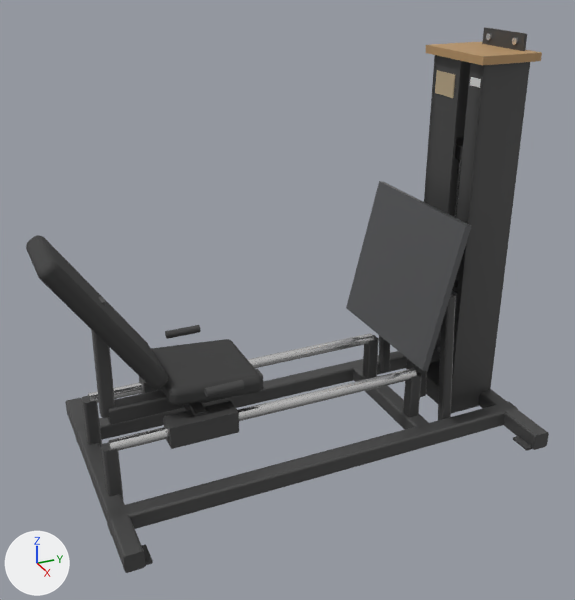
Renders of the glTF model catalogs/ludus-core/models/LD-WH040/model.glb from each side of a commit.
One viewpoint serves both versions: a 50 mm camera at (2.95, -1.4, 2.18) aimed at (0.06, -0.1, 0.73). The axes (+X, +Y, +Z) are drawn at lower left. The lights are the same throughout. The picture after the commit comes second. Both versions are drawn at frame 31 of the action 'movimento'; the numbers are the values there.

The first picture shows 'Mesh_0', 'Mesh_0.001', 'Mesh_0.003', 'backrest_pad', 'carriage_slider.001', 'foot_plate', 'rail.001', 'seat_pad', 'tower_cap', 'tower_front_left', 'tower_front_right', 'tower_side.001' and 26 more.
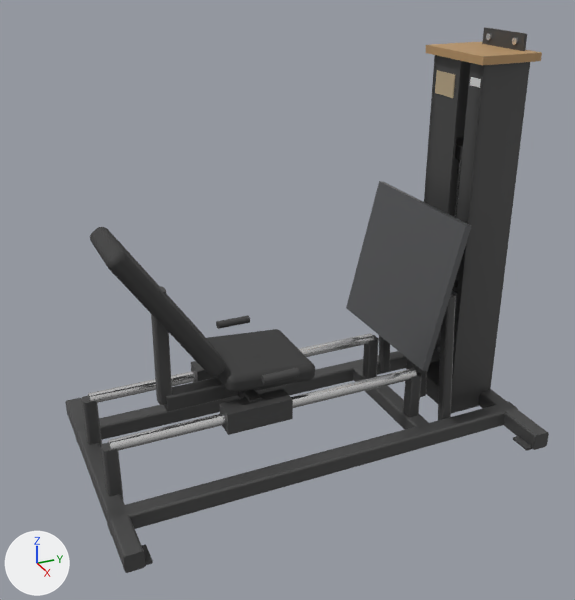
ob_carriage is not drawn itself; it is the parent of ob_carriage_beam, ob_carriage_slider, ob_carriage_slider_001, ob_mesh_3_004, ob_seat_pad, ob_backrest_pad, ob_mesh_3_005, ob_side_handle.

The change in detail:
Object 'carriage' (ob_carriage) moves from (0.0, -0.45, 0.0) to (0.0, -0.2, 0.0).

Changed parts and their boxes (x1, y1, x2, y2) in the pictures (575 x 600 px):
'backrest_pad', moved: before (26, 235, 168, 389); after (90, 227, 225, 377)
'seat_pad', moved: before (151, 339, 263, 405); after (206, 329, 315, 392)
'carriage_slider.001', moved: before (163, 401, 239, 449); after (219, 389, 293, 435)
'carriage_beam', moved: before (107, 369, 264, 425); after (164, 377, 287, 412)
'Mesh_3.005', moved: before (91, 297, 115, 418); after (151, 287, 172, 405)
'side_handle.001', moved: before (204, 380, 244, 397); after (261, 368, 300, 384)
'side_handle', moved: before (165, 325, 201, 339); after (216, 315, 250, 329)
'Mesh_3.004', moved (mostly hidden): before (183, 402, 208, 416); after (237, 389, 262, 403)
'carriage_slider', moved (mostly hidden): before (139, 376, 161, 394); after (191, 361, 217, 382)
